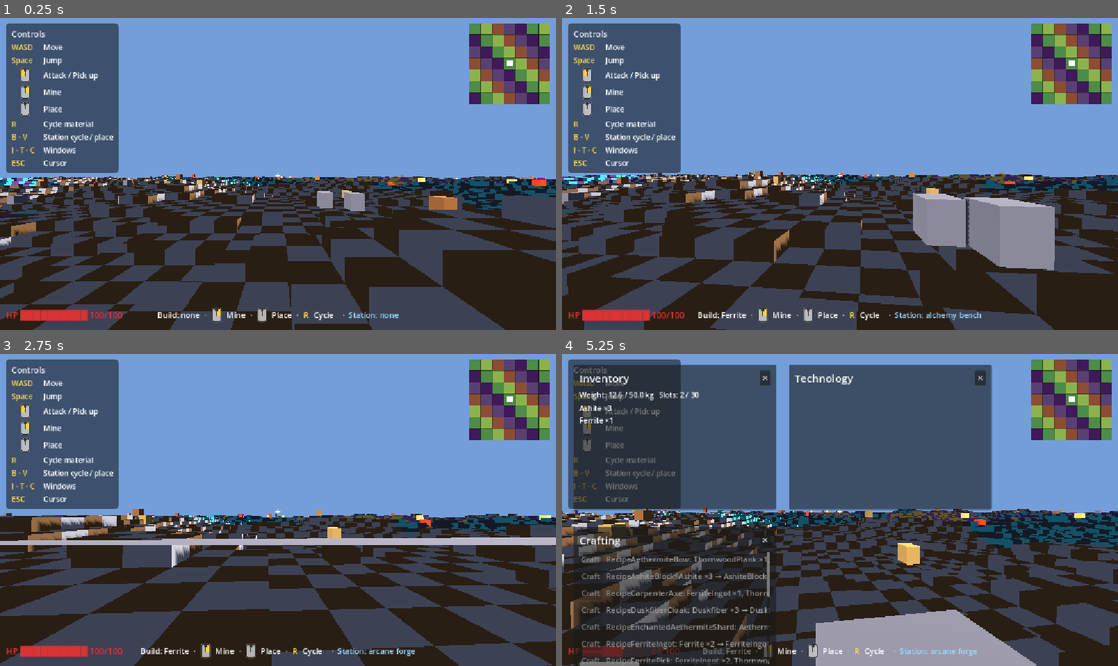
Above: before the commit, frames 1-4 (two rows, left to right).
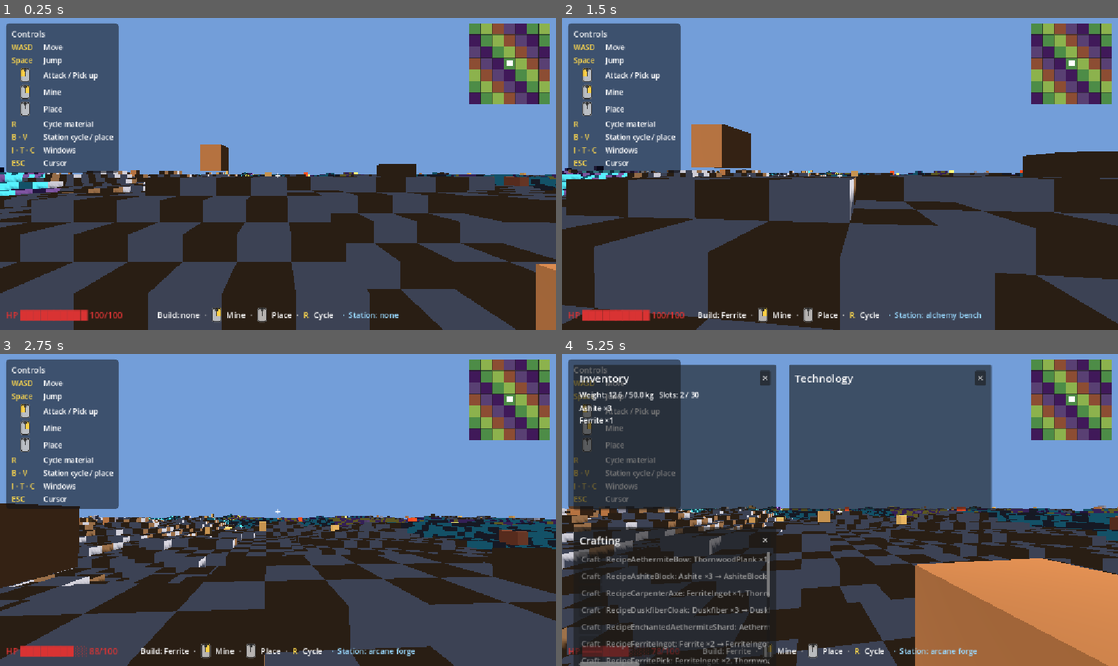
Above: after the commit, the same moments.

Repository: Tubaleviao/project-nihon
Game: Godot game, scene res://Main.tscn
The game is run twice, just before and just after one commit, with the same random seed, the same clock (stepped at 60 frames per second) and the same inputs.
Inputs (mouse positions are in pixels of both pictures, inside the frame that each line leads up to):
- Up to frame 1 (0.25 s): no input
- Up to frame 2 (1.5 s): tap Enter (ui_accept) at 0.5, 0.77 s; move the mouse to (867, 170) at 0.52 s; hold W from 0.53 s (still down); tap F at 0.6 s; click (867, 170) at 0.67 s; move the mouse to (812, 174) at 1.27 s; tap R at 1.35 s
- Up to frame 3 (2.75 s): keep holding W; tap Enter (ui_accept) at 1.52 s; move the mouse to (289, 503) at 2.02 s; tap B at 2.1 s
- Up to frame 4 (5.25 s): move the mouse to (834, 513) at 2.77 s; tap V at 2.85 s; click (834, 513) at 2.92 s; tap Enter (ui_accept) at 3.02, 3.77, 4.52 s; move the mouse to (878, 513) at 3.52 s; tap I at 3.6 s; move the mouse to (673, 463) at 4.27 s; release W at 4.28 s; hold A 4.28-5.03 s; tap T at 4.35 s; move the mouse to (867, 510) at 5.02 s; hold S from 5.03 s (still down); tap C at 5.1 s; click (867, 510) at 5.17 s

The runs differ from the first frame. In frame 1, 28% of the frame differs, in the area x 0-100%, y 40-100%; in frame 2, 33%, in the area x 0-100%, y 34-100%; in frame 3, 19%; in frame 4, 33%.

Commit message:
fix: source drop keys from fabric, deterministic spawns, engaged-creature budget, dirty-chunk reset
- inventory_slice: scan creature drop tables at startup and warn when a drop
  item is missing from RAW_DROP_WEIGHTS, so new fabric drops are never silently
  weightless (keys still come from fabric as the single source of truth)

- creature_slice: count surviving engaged/fleeing instances per chunk before
  spawning so a chunk reload after a despawn never exceeds the spawnCount budget

- creature_slice: replace randf_range-based positions with a hash-based
  _deterministic_chunk_position(chunk_pos, creature_id, spawn_index) so spawn
  slots are stable across reloads and frame-rate independent

- voxel_slice: remove _dirty_chunks.clear() and _mark_dirty from apply_edits;
  dirty tracking is now reset exclusively by clear_dirty_chunks() after a save,
  so mid-save edits are not silently discarded on load

- test_suite: add _test_chunk_reload_engaged_budget (reload must stay ≤ budget)
  and _test_apply_edits_preserves_dirty_chunks (load must not wipe mid-save dirt)

Co-Authored-By: Claude <noreply@anthropic.com>

Diff:
--- a/src/creature/creature_slice.gd
+++ b/src/creature/creature_slice.gd
@@ -83,9 +83,11 @@
 # ---------------------------------------------------------------------------
 
 ## Spawn the per-chunk creature budget: every creature whose biome matches this
-## chunk's biome, at its spawnCount, placed at random positions inside the chunk.
+## chunk's biome, at its spawnCount, placed at deterministic positions inside the chunk.
 ## When terrain_slice is not wired (isolated unit tests), chunk_biome is "" and
 ## every creature is spawned regardless of biome.
+## Accounts for engaged (aggressive/fleeing) survivors from a previous despawn so that
+## a chunk reload never exceeds the per-creature spawnCount budget.
 func spawn_for_chunk(chunk_pos: Vector2i) -> void:
 	var chunk_biome := _chunk_biome(chunk_pos)
 	var biome_keys: Array = _biome_keys()
@@ -97,9 +99,16 @@
 		var biome_key: String = biome_keys[biome_idx] if biome_idx < biome_keys.size() else biome_keys[0]
 		if chunk_biome != "" and biome_key != chunk_biome:
 			continue
-		var count: int = int(res.get("spawnCount"))
-		for i in range(count):
-			_spawn(creature_id, chunk_pos)
+		var budget: int = int(res.get("spawnCount"))
+		# Count surviving instances (engaged creatures kept alive across a despawn).
+		var surviving: int = 0
+		for iid in _instances:
+			var inst: Dictionary = _instances[iid]
+			if inst.get("chunk") == chunk_pos and inst.get("creature_id") == creature_id:
+				surviving += 1
+		var to_spawn: int = budget - surviving
+		for i in range(to_spawn):
+			_spawn(creature_id, chunk_pos, surviving + i)
 
 ## Despawn creatures belonging to `chunk_pos` that are not engaged in combat.
 ## Engaged (aggressive / fleeing) creatures are kept so an in-progress fight is
@@ -121,14 +130,14 @@
 	if to_erase.size() > 0:
 		print("CreatureSlice: despawned %d creatures from chunk %s" % [to_erase.size(), chunk_pos])
 
-func _spawn(creature_id: String, chunk_pos: Vector2i) -> String:
+func _spawn(creature_id: String, chunk_pos: Vector2i, spawn_index: int = 0) -> String:
 	var res: Resource = GameData.CREATURES.get(creature_id, null)
 	if res == null:
 		push_error("CreatureSlice: unknown creature '%s' in GameData.CREATURES" % creature_id)
 		return ""
 
 	var hp: float = float(res.get("baseHp"))
-	var xz: Vector2 = _random_chunk_position(chunk_pos)
+	var xz: Vector2 = _deterministic_chunk_position(chunk_pos, creature_id, spawn_index)
 	var pos: Vector3 = Vector3(xz.x, 0.0, xz.y)
 
 	# Sit the creature on the terrain surface instead of a fixed height.
@@ -157,15 +166,19 @@
 	print("CreatureSlice: spawned %s [%s] at %s  hp=%.0f" % [creature_id, iid, pos, hp])
 	return iid
 
-## Random world XZ inside the chunk footprint (inset one tile from the edge so
-## creatures don't straddle a chunk boundary).
-func _random_chunk_position(chunk_pos: Vector2i) -> Vector2:
+## Deterministic world XZ inside the chunk footprint (inset one tile from the edge).
+## The position is derived from chunk_pos, creature_id, and spawn_index so the same
+## creature always lands at the same spot regardless of frame rate or call order.
+func _deterministic_chunk_position(chunk_pos: Vector2i, creature_id: String, spawn_index: int) -> Vector2:
 	var cs: int = _chunk_size()
-	var origin_x := chunk_pos.x * cs
-	var origin_z := chunk_pos.y * cs
+	var inner: int = cs - 2  # tiles available after 1-tile border inset
+	var seed_x: int = (chunk_pos.x * 73856093) ^ (chunk_pos.y * 19349663) ^ (creature_id.hash() * 83492791) ^ (spawn_index * 1000003)
+	var seed_z: int = (chunk_pos.x * 19349663) ^ (chunk_pos.y * 83492791) ^ (creature_id.hash() * 1000003) ^ (spawn_index * 73856093)
+	var local_x: int = (abs(seed_x) % inner) + 1
+	var local_z: int = (abs(seed_z) % inner) + 1
 	return Vector2(
-		origin_x + randf_range(1.0, float(cs) - 1.0),
-		origin_z + randf_range(1.0, float(cs) - 1.0)
+		float(chunk_pos.x * cs + local_x) + 0.5,
+		float(chunk_pos.y * cs + local_z) + 0.5
 	)
 
 ## The biome key for a chunk, or "" when no terrain_slice is wired (isolated tests).
--- a/src/inventory/inventory_slice.gd
+++ b/src/inventory/inventory_slice.gd
@@ -318,6 +318,32 @@
 func _build_weight_cache() -> void:
 	# Seed with raw-drop weights (creature drops not in the item or material fabric).
 	_item_weight_cache.merge(RAW_DROP_WEIGHTS)
+	# Verify every drop item referenced in creature fabric has a weight entry.
+	# Keys come from the single source of truth (creature drop tables); RAW_DROP_WEIGHTS
+	# must cover all of them — warn here so new fabric drops are never silently weightless.
+	for creature_id in GameData.CREATURES:
+		var res: Resource = GameData.CREATURES[creature_id]
+		if res == null:
+			continue
+		var raw_drops = res.get("drops")
+		var drops_arr: Array = []
+		if raw_drops is Array:
+			drops_arr = raw_drops
+		elif raw_drops is String and raw_drops != "":
+			var parsed = JSON.parse_string(raw_drops)
+			if parsed is Array:
+				drops_arr = parsed
+		for entry in drops_arr:
+			if entry is not Dictionary:
+				continue
+			var item_id: String = str(entry.get("item", ""))
+			if item_id == "":
+				continue
+			# Skip items that have a fabric resource — those get their weight from ITEMS below.
+			if GameData.ITEMS.has(item_id):
+				continue
+			if not _item_weight_cache.has(item_id):
+				push_warning("InventorySlice: drop item '%s' (from creature '%s') has no weight in RAW_DROP_WEIGHTS — defaulting to 0 kg. Add it to RAW_DROP_WEIGHTS." % [item_id, creature_id])
 	# Fabric raw materials (mined from terrain) declare density (g/cm³); use that
 	# as a per-unit kg weight so mined items aren't weightless.
 	for key in GameData.MATERIALS:
--- a/src/terrain/voxel_slice.gd
+++ b/src/terrain/voxel_slice.gd
@@ -332,10 +332,11 @@
 func apply_edits(edits: Dictionary, materials: Dictionary = {}) -> void:
 	_edits.clear()
 	_edit_materials.clear()
-	_dirty_chunks.clear()
+	# _dirty_chunks is NOT cleared here: dirty tracking is reset only by
+	# clear_dirty_chunks() after a successful save (called from game_root._on_save_completed).
+	# Restored on-disk edits are not dirty — they were already persisted.
 	for key in edits:
 		_edits[key] = float(edits[key])
-		_mark_dirty(_key_to_tile(str(key)))
 	for key in materials:
 		var stack: Array = materials[key]
 		_edit_materials[key] = stack.duplicate()
--- a/src/tests/test_suite.gd
+++ b/src/tests/test_suite.gd
@@ -1531,6 +1531,32 @@
 	assert_eq(v.get_voxel_height_at(Vector2(16.0, 16.0)), 1.0, "edit survives unload/reload")
 	v.queue_free()
 
+func _test_apply_edits_preserves_dirty_chunks() -> void:
+	var v := VoxelSlice.new()
+	add_child(v)
+	var inv := InventorySlice.new()
+	add_child(inv)
+	v.inventory_slice = inv
+	var flat: Array = []
+	flat.resize(32 * 32)
+	flat.fill(2.0)
+	v.build_chunk(Vector2i(0, 0), flat)
+	# Mine a block — this marks chunk (0,0) dirty.
+	v.mine_block(Vector3(16.5, 2.0, 16.5))
+	assert_true(v.get_dirty_chunk_keys().size() > 0, "mining marks a chunk dirty")
+	# Simulate a save: clear dirty tracking (as game_root does after save).
+	v.clear_dirty_chunks()
+	assert_eq(v.get_dirty_chunk_keys().size(), 0, "dirty cleared after save")
+	# Mine another block — this marks the chunk dirty mid-save-cycle.
+	v.mine_block(Vector3(17.5, 2.0, 16.5))
+	assert_true(v.get_dirty_chunk_keys().size() > 0, "mid-cycle mine marks chunk dirty again")
+	# apply_edits simulates what happens on load (world data reapplied).
+	# It must NOT clear the dirty tracking set by the mid-cycle mine above.
+	v.apply_edits({ "16,16": 1.0 })
+	assert_true(v.get_dirty_chunk_keys().size() > 0, "apply_edits preserves pre-existing dirty chunks")
+	v.queue_free()
+	inv.queue_free()
+
 func _test_chunk_creature_spawn_per_chunk() -> void:
 	var c := CreatureSlice.new()
 	add_child(c)
@@ -1542,6 +1568,25 @@
 	assert_true(after > before, "spawning another chunk adds creatures")
 	c.despawn_for_chunk(Vector2i(1, 0))
 	assert_eq(c.get_all_instances().size(), before, "despawning a chunk removes only its creatures")
+	c.queue_free()
+
+func _test_chunk_reload_engaged_budget() -> void:
+	var c := CreatureSlice.new()
+	add_child(c)
+	c.spawn_for_chunk(Vector2i(0, 0))
+	var initial_count: int = c.get_all_instances().size()
+	assert_true(initial_count > 0, "initial spawn populates the chunk")
+	# Mark the first instance aggressive so despawn_for_chunk keeps it alive.
+	var all: Array = c.get_all_instances()
+	var engaged_id: String = all[0]["instance_id"]
+	c._instances[engaged_id]["state"] = "aggressive"
+	c.despawn_for_chunk(Vector2i(0, 0))
+	# One engaged creature survives the despawn.
+	assert_eq(c.get_all_instances().size(), 1, "engaged creature survives despawn")
+	# Reload: spawn_for_chunk must honour the budget and not exceed initial_count.
+	c.spawn_for_chunk(Vector2i(0, 0))
+	var after_reload: int = c.get_all_instances().size()
+	assert_true(after_reload <= initial_count, "reload does not exceed original spawn budget (got %d, budget %d)" % [after_reload, initial_count])
 	c.queue_free()
 
 func _test_chunk_persistence_manifest() -> void:
